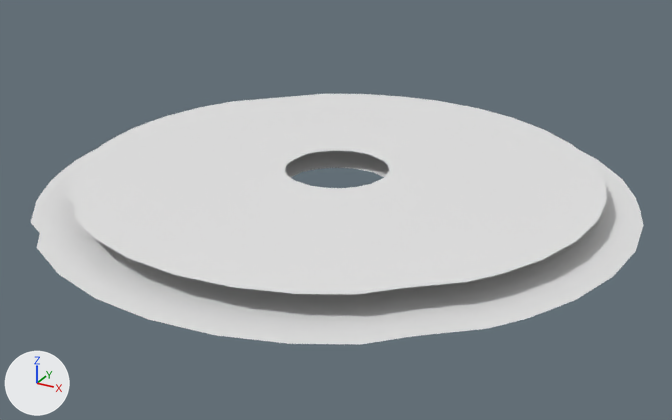
The OBJ model models/concat.obj: old version first, new version second.
Before and after are seen from a camera (50 mm lens) standing at (9.62, -17.54, 15.22) and looking at (0.17, -0.35, 6.63). Every picture has the same lights, and +X, +Y and +Z are marked at lower left. Where no turn or scale is listed for an object, it has been applied to the vertices.

In view in the first picture: 'concat'.
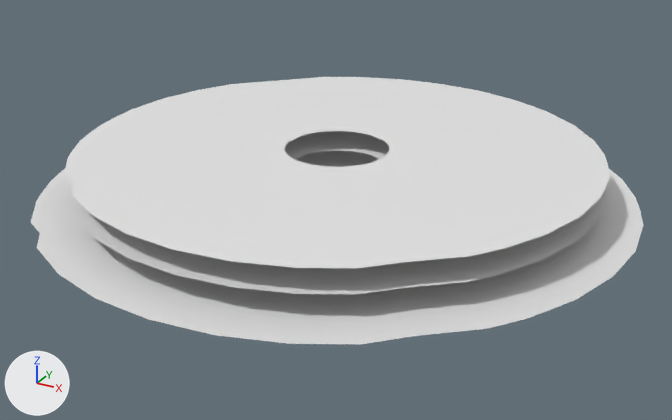
Location of each change, (x1, y1, x2, y2) in pixels of the pictures (672 x 420 px):
'concat', reshaped (7% taller)
    before: (31, 94, 644, 344)
    after: (31, 77, 644, 344)
part 1 of me_concat, added
    after: (64, 77, 610, 268)

Diff of the bpy script that builds the scene:
```diff
--- a/models/concat.obj.py
+++ b/models/concat.obj.py
@@ me_concat @@
 me_concat.from_pydata(...)  # 15938 vertices, 31024 faces; spans x -6.8..6.8, y -6.8..6.8, z 7.0..7.5
 # used by ob_concat; location = (0.0, 0.0, 0.0)
+# me_concat part 1: the loose piece of 7969 vertices spanning x -6.0..6.0, y -6.0..6.0, z 7.5 is copied, and the copy is moved by (0.0, 0.0, 0.5); it spans x -6.0..6.0, y -6.0..6.0, z 8.0
```
